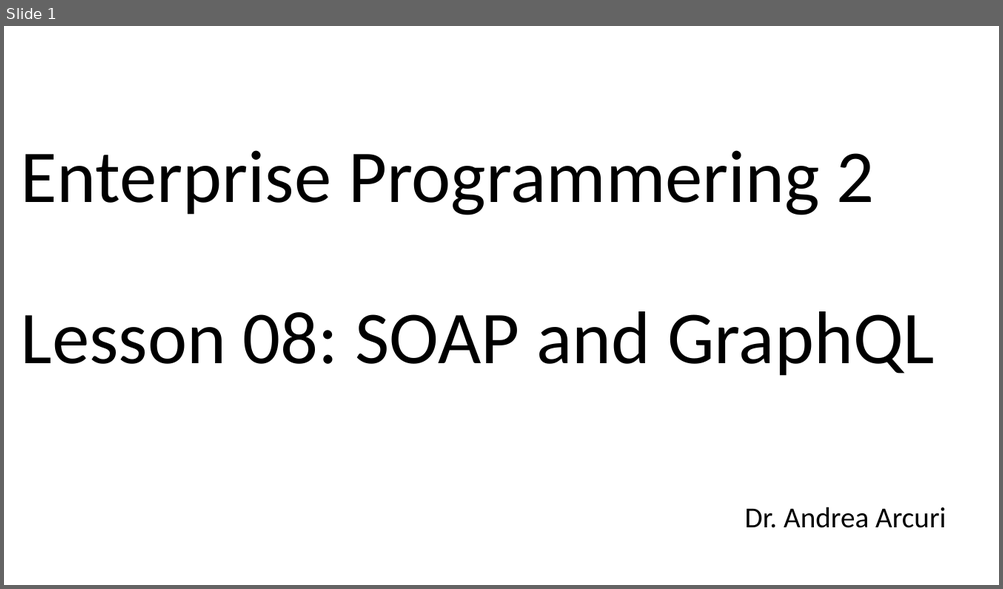
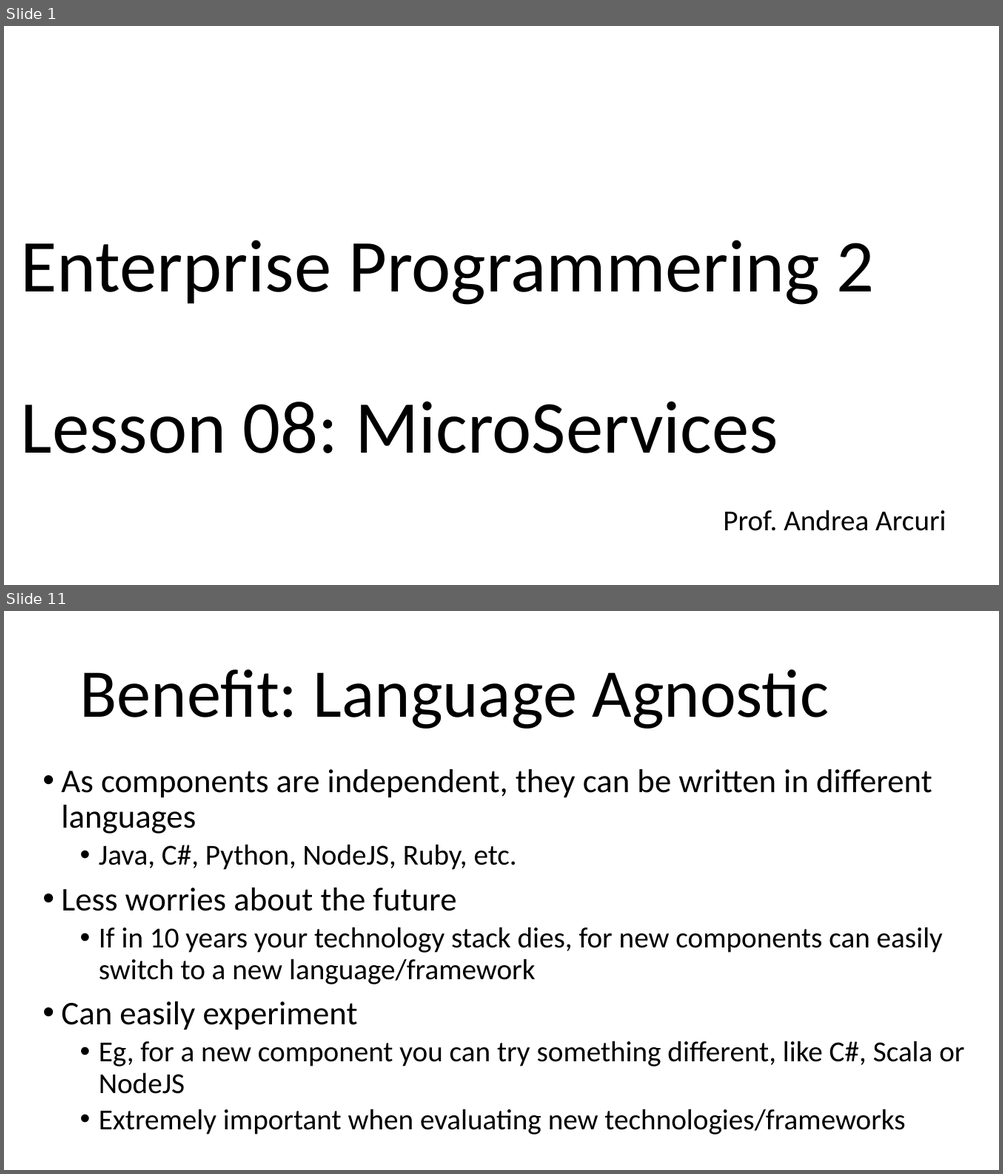
Before and after one commit to arcuri82/testing_security_development_enterprise_systems, a slide deck: doc/advanced/slides/lesson_08.pptx. Shown one above the other, each under a label of ours: slide 1 before the commit, slides 1 and 11 after it; the slides between them are not shown. The pictures are 1003x589 and 1003x1174 pixels, drawn with LibreOffice and Linux fonts; fonts in the diff are those of the drawing. Boxes give left, top, right and bottom in pixels: in the first picture for what was removed or moved away, otherwise in the second. Text is boxed around its words. In the diff, an @@ line names an element or a change of style, - is before the commit and + after.

```diff
--- a/doc/advanced/slides/lesson_08.pptx
+++ b/doc/advanced/slides/lesson_08.pptx
@@ slide 11 added at [4,611,999,1170], background #FFFFFF @@
@@ title added at [79,669,829,729], 66 pt, text #000000 @@
+Benefit: Language Agnostic
@@ text added at [61,769,964,1135], 28 pt, text #000000 @@
+• As components are independent, they can be written in different languages
+  • Java, C#, Python, NodeJS, Ruby, etc.
+• Less worries about the future
+  • If in 10 years your technology stack dies, for new components can easily switch to a new language/framework
+• Can easily experiment
+  • Eg, for a new component you can try something different, like C#, Scala or NodeJS
+  • Extremely important when evaluating new technologies/frameworks
@@ slide 1 changed as well @@
@@ title at [21,240,874,454]: text changed @@
-Enterprise Programmering 2
-Lesson 08: SOAP and GraphQL
+Enterprise Programmering 2
+Lesson 08: MicroServices
@@ subtitle at [723,510,945,531]: text changed @@
-Dr. Andrea Arcuri
+Prof. Andrea Arcuri
```
Also in this commit, not shown: 2 other slides changed, 46 other slides added, 21 slides removed, 17 other files.
